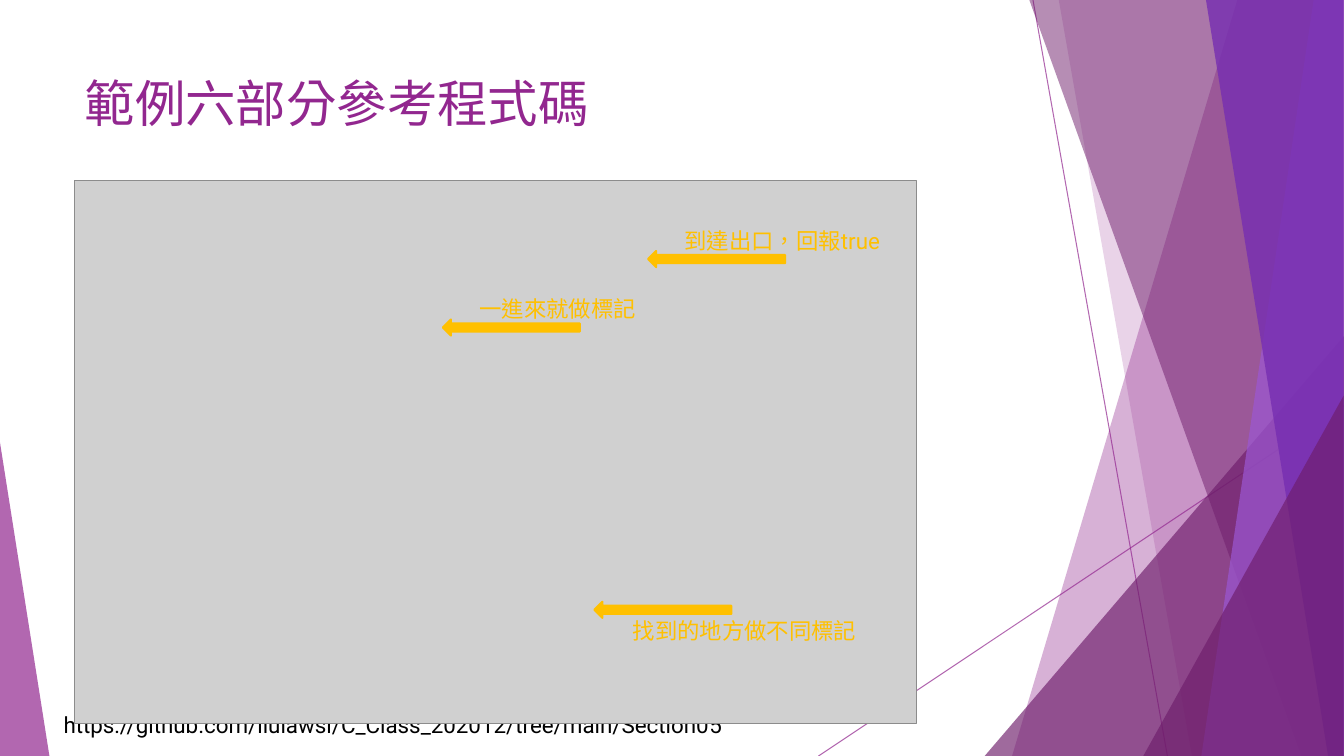
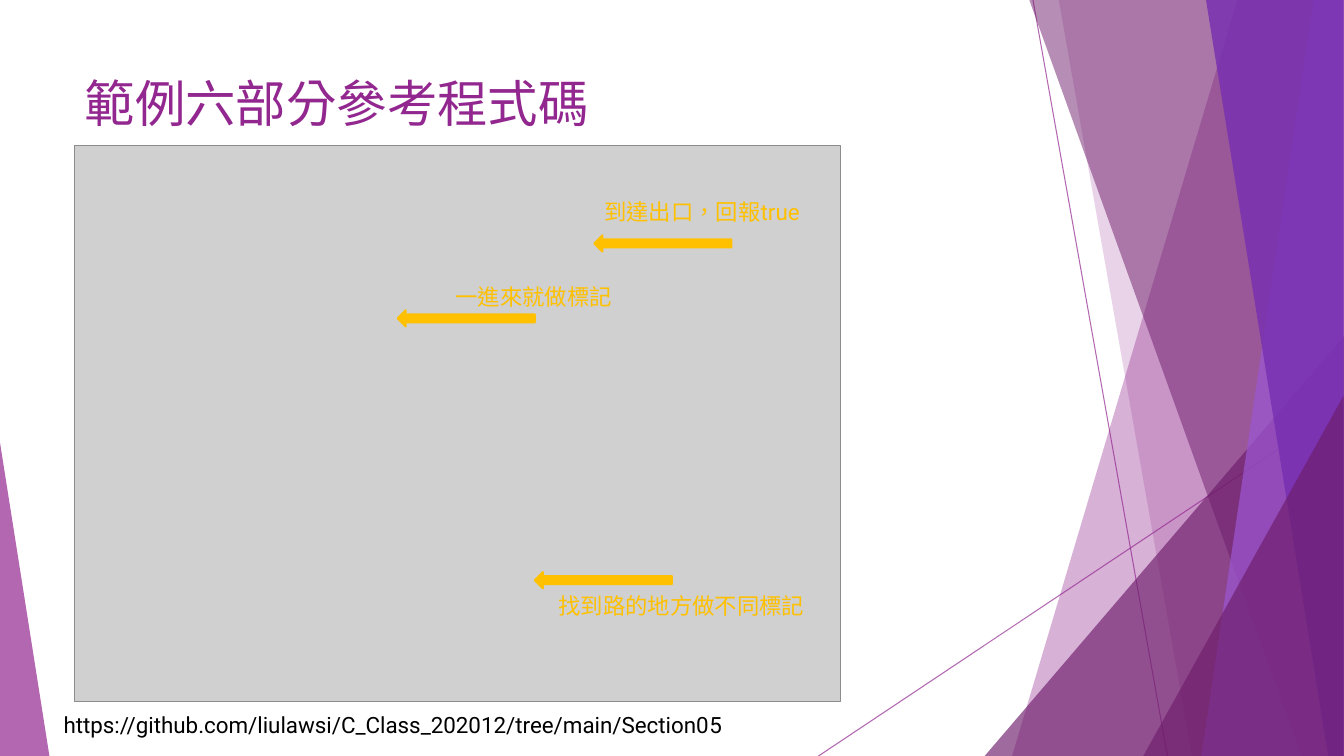
Before and after one commit to liulawsi/My_PPTs, a slide deck: slide 36 of CHING JIAN/C_Class/05函式一定要會的啦.pptx (slide 42 before the commit). Drawn at 1344x756 pixels with LibreOffice and Linux fonts; fonts in the diff are those of the drawing; grey boxes stand for pictures. Boxes give left, top, right and bottom in pixels: in the first picture for what was removed or moved away, otherwise in the second. Text is boxed around its words. In the diff, an @@ line names an element or a change of style, - is before the commit and + after.

```diff
--- a/CHING JIAN/C_Class/05函式一定要會的啦.pptx
+++ b/CHING JIAN/C_Class/05函式一定要會的啦.pptx
@@ picture resized from (x1=75, y1=180, x2=917, y2=724) to (x1=75, y1=145, x2=841, y2=702) @@
@@ text "到達出口，回報true" moved from (x1=685, y1=230, x2=880, y2=251) to (x1=604, y1=201, x2=799, y2=222) @@
@@ left arrow moved from (x1=648, y1=251, x2=785, y2=267) to (x1=595, y1=235, x2=732, y2=251) @@
@@ text "一進來就做標記" rewrapped from (x1=479, y1=298, x2=635, y2=323) to (x1=455, y1=286, x2=611, y2=307) @@
@@ left arrow moved from (x1=443, y1=320, x2=580, y2=336) to (x1=398, y1=311, x2=535, y2=327) @@
@@ left arrow moved from (x1=595, y1=602, x2=732, y2=618) to (x1=535, y1=573, x2=673, y2=589) @@
@@ text at (x1=558, y1=595, x2=804, y2=616): text changed @@
-找到的地方做不同標記
+找到路的地方做不同標記
```
Also in this commit, not shown: 19 other slides changed, 11 slides removed.
